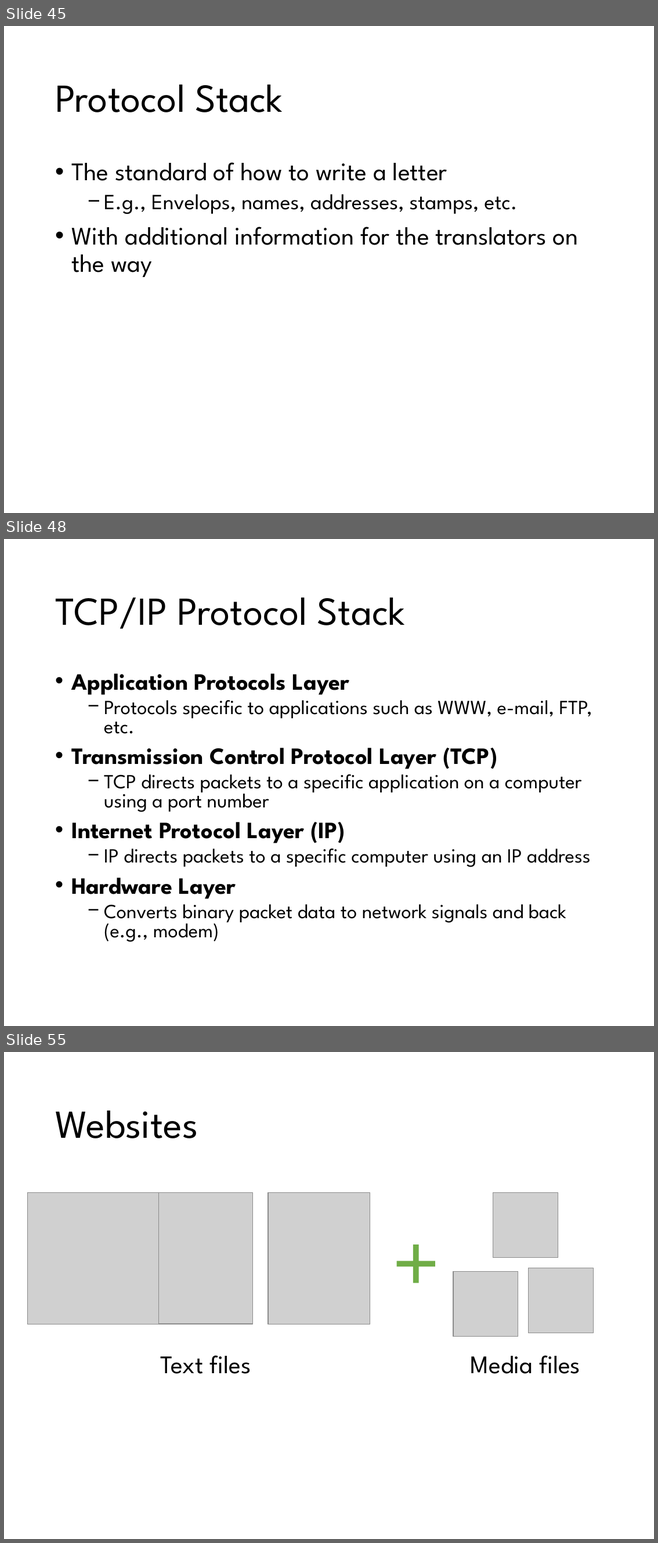
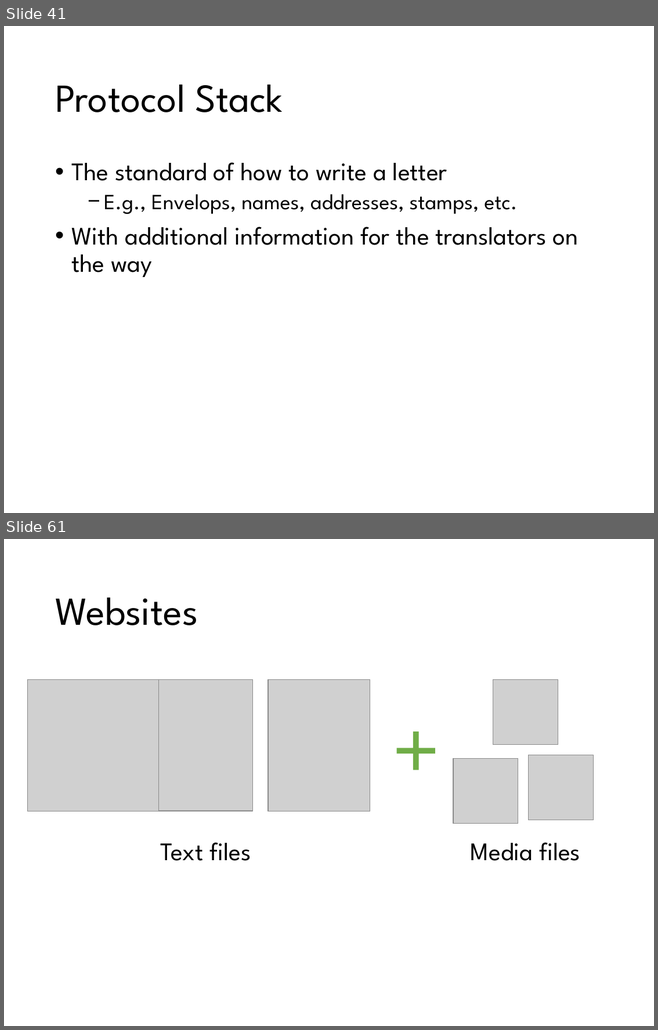
Before and after one commit to Yi-Chia-Chen/my-website, a slide deck: Files/Slides/Web Development_Yi-Chia Chen.pptx. Shown one above the other, each under a label of ours: slides 45, 48 and 55 before the commit, slides 41 and 61 after it; the slides between them are not shown. The pictures are 658x1543 and 658x1030 pixels, drawn with LibreOffice and Linux fonts; fonts in the diff are those of the drawing; grey boxes stand for pictures. Boxes give left, top, right and bottom in pixels: in the first picture for what was removed or moved away, otherwise in the second. Text is boxed around its words. In the diff, an @@ line names an element or a change of style, - is before the commit and + after.

```diff
--- a/Files/Slides/Web Development_Yi-Chia Chen.pptx
+++ b/Files/Slides/Web Development_Yi-Chia Chen.pptx
@@ slide 48 removed at bbox=[4, 539, 654, 1026], background #FFFFFF @@
@@ title removed at bbox=[55, 598, 405, 629] @@
-TCP/IP Protocol Stack
@@ text removed at bbox=[71, 674, 592, 942] @@
-• Application Protocols Layer
-  − Protocols specific to applications such as WWW, e-mail, FTP, etc.
-• Transmission Control Protocol Layer (TCP)
-  − TCP directs packets to a specific application on a computer using a port number
-• Internet Protocol Layer (IP)
-  − IP directs packets to a specific computer using an IP address
-• Hardware Layer
-  − Converts binary packet data to network signals and back (e.g., modem)
@@ what was slide 45 is now slide 41 @@
@@ what was slide 55 is now slide 61 @@
```
Also in this commit, not shown: 24 slides changed, 19 slides added, 10 other slides removed, 3 other files.
